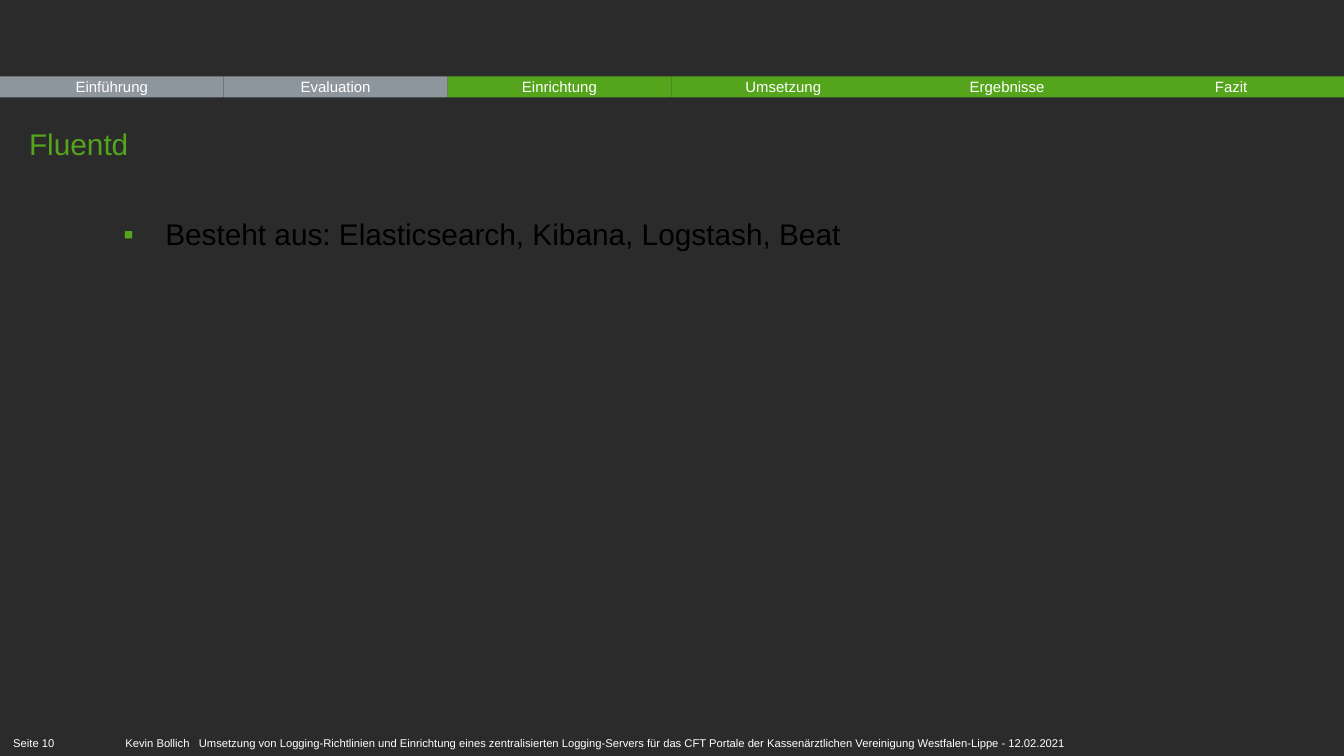
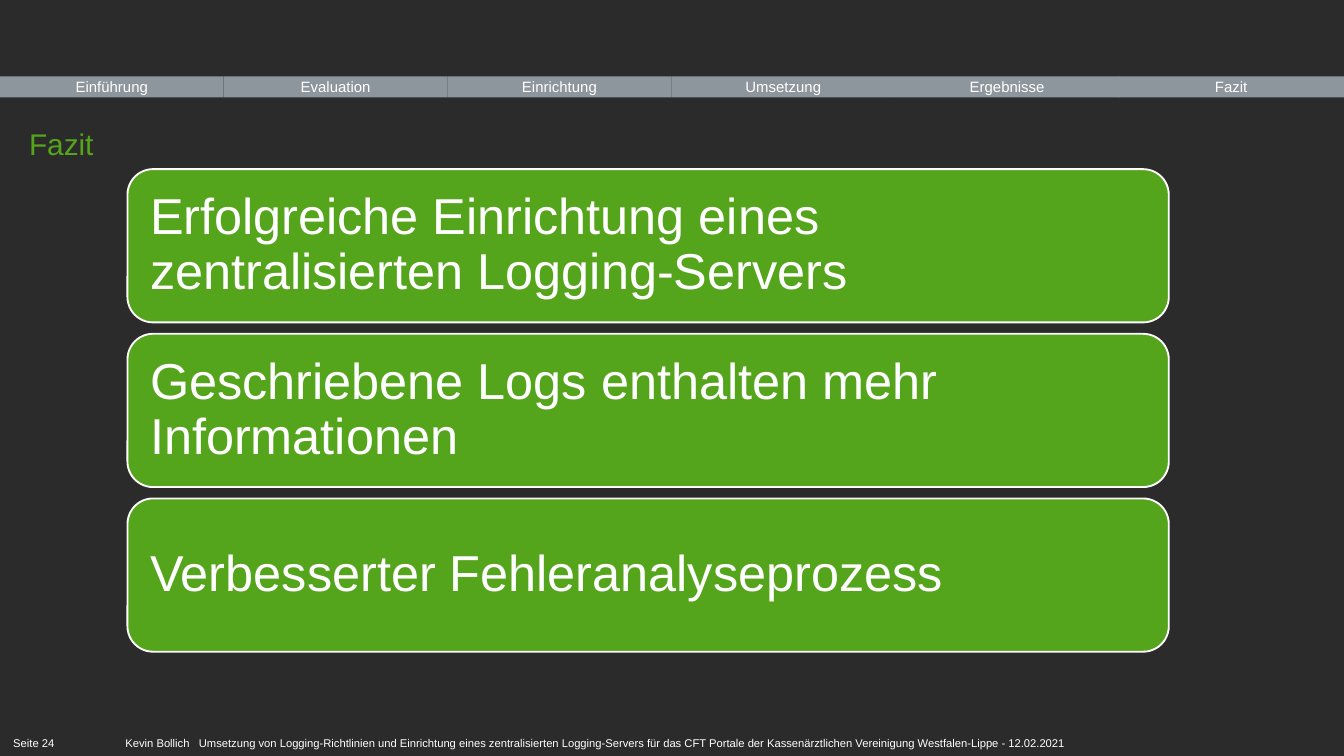
Before and after one commit to kevin-bollich97/Bachelorarbeit, a slide deck: slide 24 of praesentation/Bachelorarbeit-Bollich.pptx (slide 10 before the commit). Drawn at 1344x756 pixels with LibreOffice and Linux fonts; fonts in the diff are those of the drawing; background and template pictures are left out; a plain dark background stands for a picture behind light text. Boxes give left, top, right and bottom in pixels: in the first picture for what was removed or moved away, otherwise in the second. Text is boxed around its words. In the diff, an @@ line names an element or a change of style, - is before the commit and + after.

```diff
--- a/praesentation/Bachelorarbeit-Bollich.pptx
+++ b/praesentation/Bachelorarbeit-Bollich.pptx
@@ fill #55A51C to #8E969D in 4 elements at (x1=448, y1=77, x2=672, y2=98), (x1=672, y1=77, x2=896, y2=98), (x1=895, y1=77, x2=1120, y2=98), (x1=1118, y1=77, x2=1344, y2=98) @@
@@ text at (x1=29, y1=133, x2=93, y2=155): text changed @@
-Fluentd
+Fazit
@@ text removed at (x1=165, y1=224, x2=840, y2=251) @@
-▪ Besteht aus: Elasticsearch, Kibana, Logstash, Beat
@@ group added at (x1=128, y1=169, x2=1169, y2=652): 3 rounded rectangles, 3 texts @@
+Erfolgreiche Einrichtung eines zentralisierten Logging-Servers
+Geschriebene Logs enthalten mehr Informationen
+Verbesserter Fehleranalyseprozess
@@ page number at (x1=13, y1=739, x2=54, y2=747): text changed @@
-Seite 10
+Seite 24
```
Also in this commit, not shown: 11 other slides changed, 8 slides removed.
